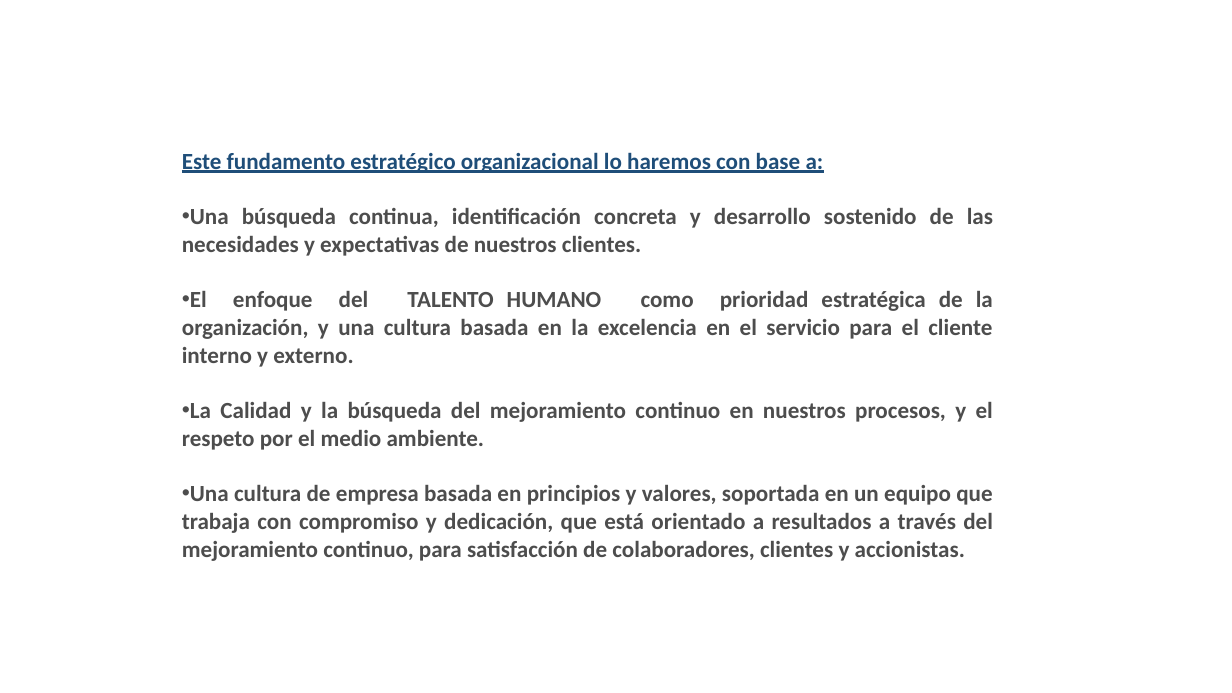
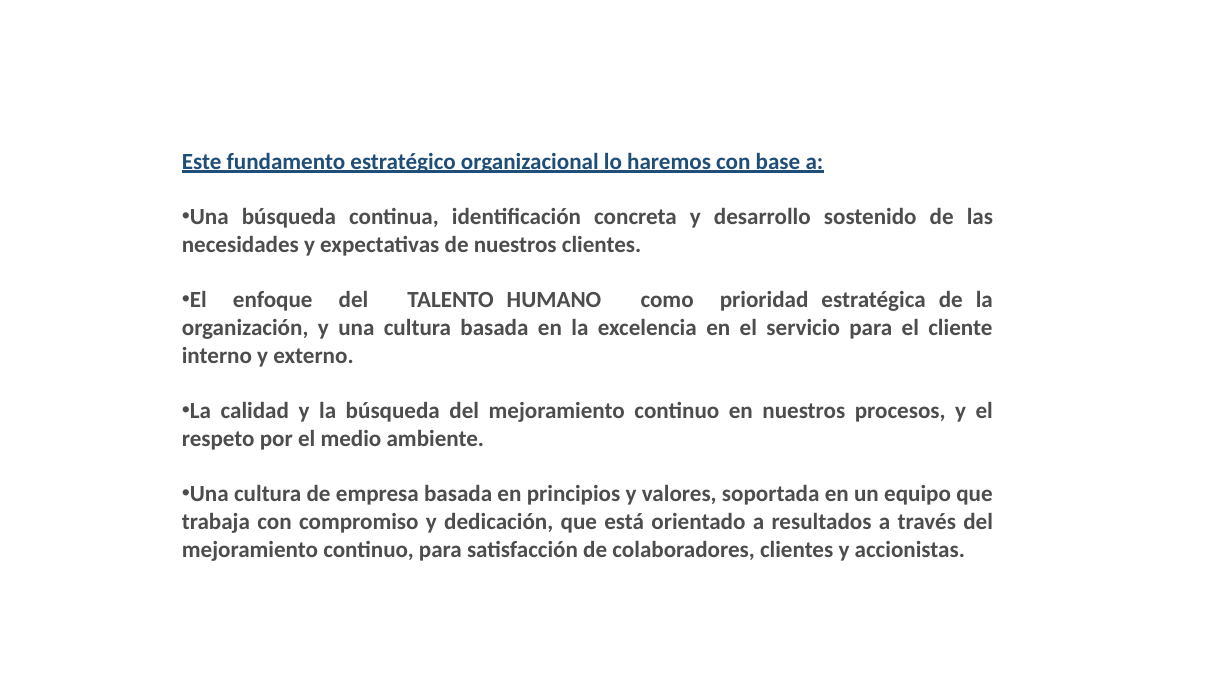
Before and after one commit to anthourrego/intranet, a slide deck: slide 21 of documentos/pres.pptx. Drawn at 1232x693 pixels with LibreOffice and Linux fonts; fonts in the diff are those of the drawing; background and template pictures are left out. Boxes give left, top, right and bottom in pixels: in the first picture for what was removed or moved away, otherwise in the second. Text is boxed around its words. In the diff, an @@ line names an element or a change of style, - is before the commit and + after.

```diff
--- a/documentos/pres.pptx
+++ b/documentos/pres.pptx
@@ text at [182, 402, 993, 450]: text changed @@
-• La Calidad y la búsqueda del mejoramiento continuo en nuestros procesos, y el respeto por el medio ambiente.
+• La calidad y la búsqueda del mejoramiento continuo en nuestros procesos, y el respeto por el medio ambiente.
```
Also in this commit, not shown: 8 other slides changed, 6 other files.
